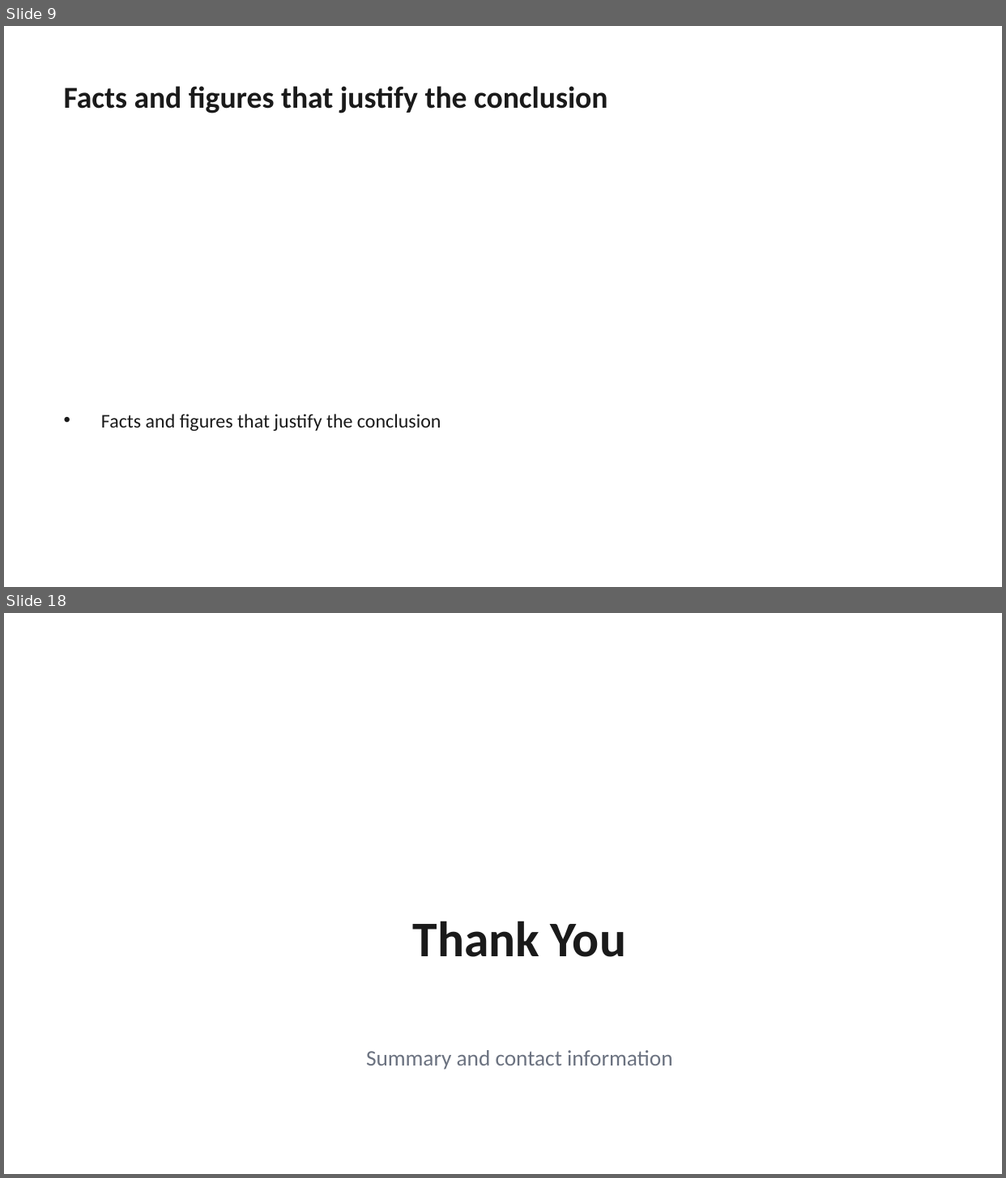
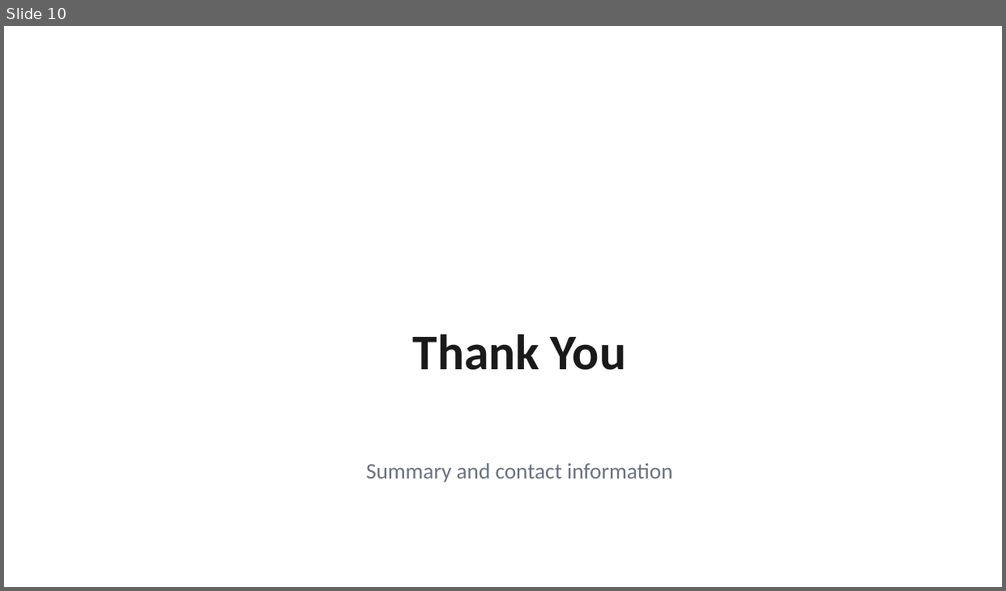
Before and after one commit to AdamYin007/Presentation-OS, a slide deck: examples/business-review/output.pptx. Shown one above the other, each under a label of ours: slides 9 and 18 before the commit, slide 10 after it; the slides between them are not shown. The pictures are 1006x1178 and 1006x591 pixels, drawn with LibreOffice and Linux fonts; fonts in the diff are those of the drawing. Boxes give left, top, right and bottom in pixels: in the first picture for what was removed or moved away, otherwise in the second. Text is boxed around its words. In the diff, an @@ line names an element or a change of style, - is before the commit and + after.

```diff
--- a/examples/business-review/output.pptx
+++ b/examples/business-review/output.pptx
@@ slide 9 removed at <box>4,26,1002,587</box>, background #FFFFFF @@
@@ text removed at <box>64,86,607,113</box> @@
-Facts and figures that justify the conclusion
@@ text removed at <box>101,414,441,431</box> @@
-• Facts and figures that justify the conclusion
@@ what was slide 18 is now slide 10 @@
```
Also in this commit, not shown: 9 slides added, 16 other slides removed, 12 other files.
